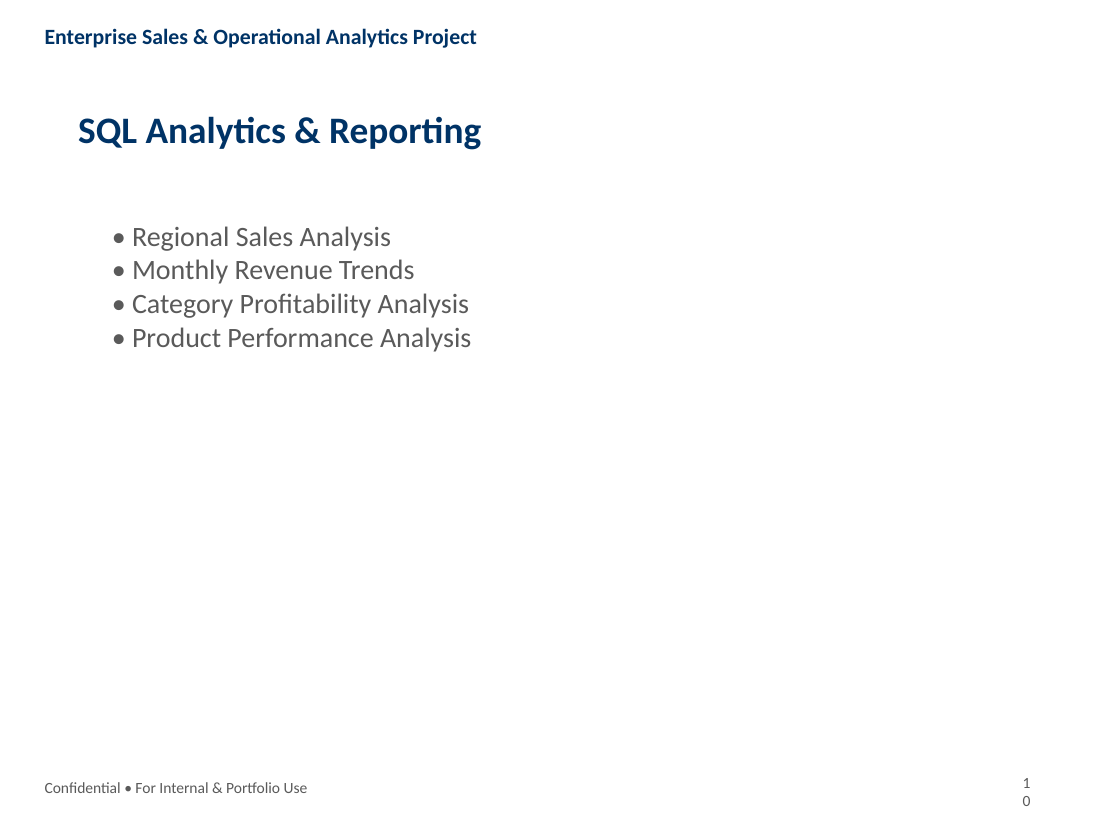
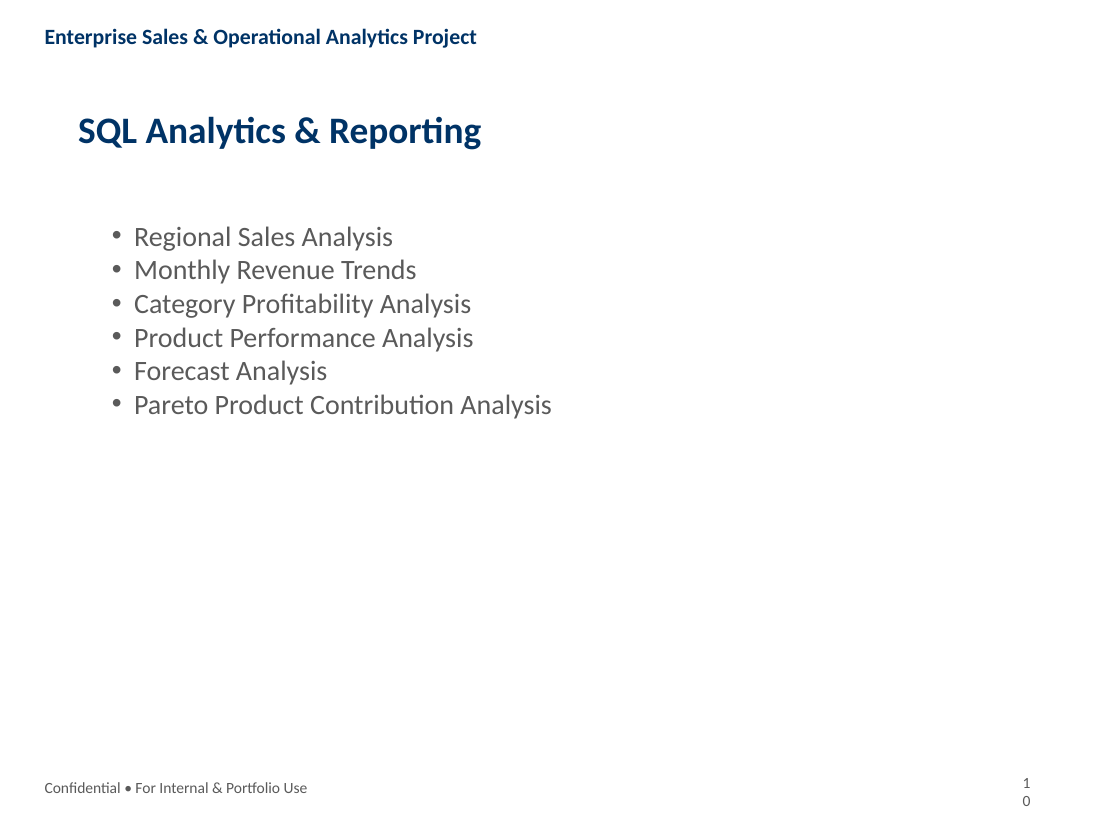
Before and after one commit to Rohit17-TVM/Enterprise-Sales-Analytics-Project, a slide deck: slide 10 of Presentation/Enterprise_Sales_Analytics_Presentation.pptx. Drawn at 1120x840 pixels with LibreOffice and Linux fonts; fonts in the diff are those of the drawing. Boxes give left, top, right and bottom in pixels: in the first picture for what was removed or moved away, otherwise in the second. Text is boxed around its words. In the diff, an @@ line names an element or a change of style, - is before the commit and + after.

```diff
--- a/Presentation/Enterprise_Sales_Analytics_Presentation.pptx
+++ b/Presentation/Enterprise_Sales_Analytics_Presentation.pptx
@@ text at box(134, 226, 551, 419): text changed @@
-• Regional Sales Analysis
-• Monthly Revenue Trends
-• Category Profitability Analysis
-• Product Performance Analysis
+• Regional Sales Analysis
+• Monthly Revenue Trends
+• Category Profitability Analysis
+• Product Performance Analysis
+• Forecast Analysis
+• Pareto Product Contribution Analysis
```
Also in this commit, not shown: 7 other slides changed, 1 slide added, 15 other files.
